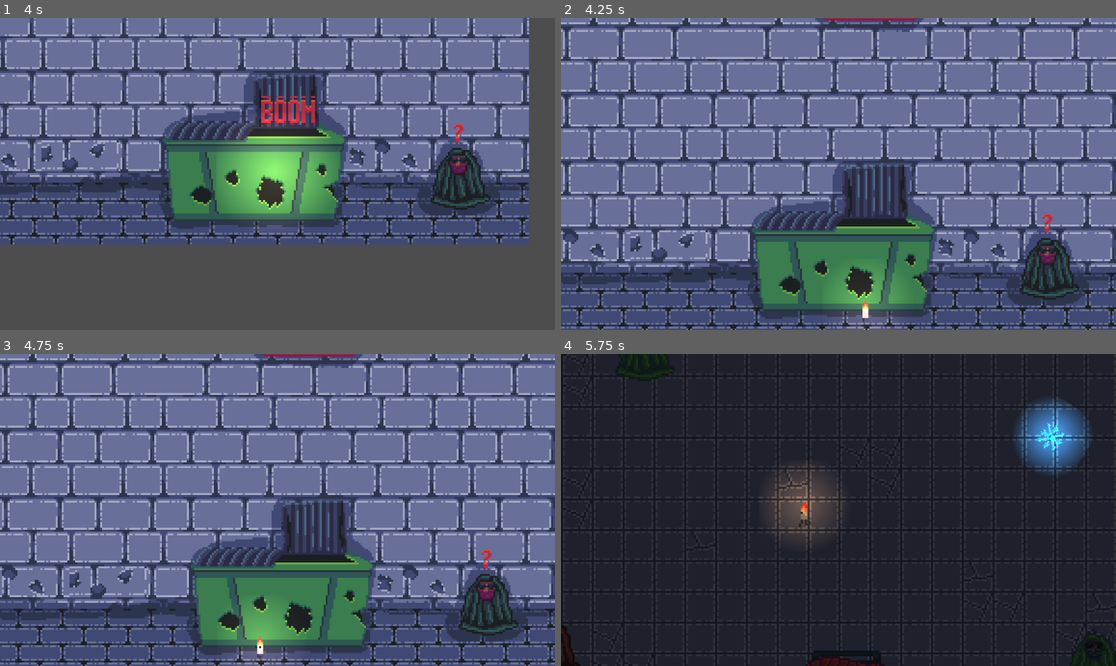
Above: before the commit, frames 1-4 (two rows, left to right).
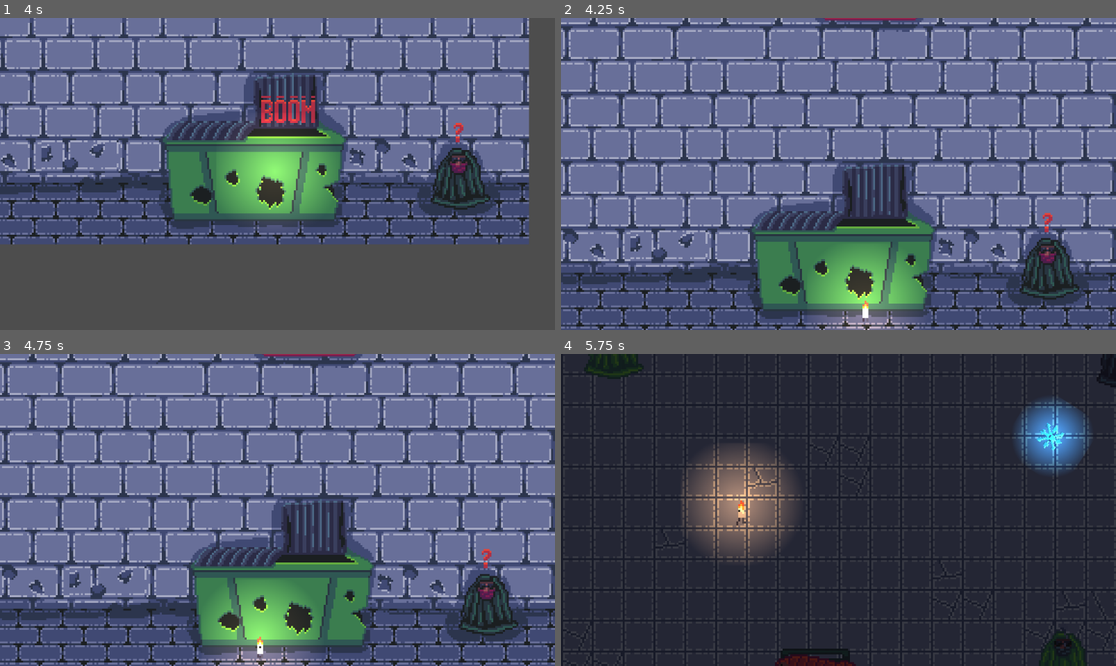
Above: after the commit, the same moments.

Repository: Blackbelt201911/2-Crows
Game: Godot game, scene res://Scene/StartMenu.tscn
The game is run twice, just before and just after one commit, with the same random seed, the same clock (stepped at 60 frames per second) and the same inputs.
Inputs:
- Up to frame 1 (4 s): click "Start" at 0.5 s; tap Enter at 1.25, 2.75 s; hold D (Right) 1.28-2.03 s; tap Space at 2 s; hold S (Down) 2.03-2.78 s; hold D (Right) 2.78-3.53 s; hold W (Up) from 3.53 s (still down)
- Up to frame 2 (4.25 s): keep holding W (Up)
- Up to frame 3 (4.75 s): release W (Up) at 4.28 s; hold A (Left) from 4.28 s (still down)
- Up to frame 4 (5.75 s): keep holding A (Left); tap 1 (Load1) at 4.9 s

Frame 1 is identical in both runs. In frame 2, 3.3% of the frame differs, in the area x 45-65%, y 73-100%; in frame 3, 3.1%; in frame 4, 12%, in the area x 0-100%, y 0-100%.

Commit message:
KILL ME

Diff:
--- /dev/null
+++ b/candle-stick-man/Scene/ItemGround.tscn
@@ -0,0 +1,32 @@
+[gd_scene load_steps=5 format=3 uid="uid://bqwvyyp01kuqu"]
+
+[ext_resource type="Script" path="res://Scripts/ItemGroud.gd" id="1_fyt0n"]
+
+[sub_resource type="CircleShape2D" id="CircleShape2D_gxwuw"]
+radius = 3.05263
+
+[sub_resource type="Gradient" id="Gradient_qtpf1"]
+offsets = PackedFloat32Array(0, 0.92)
+colors = PackedColorArray(1, 1, 1, 1, 0, 0, 0, 1)
+
+[sub_resource type="GradientTexture2D" id="GradientTexture2D_p0agf"]
+gradient = SubResource("Gradient_qtpf1")
+fill = 1
+fill_from = Vector2(0.5, 0.457317)
+fill_to = Vector2(0, 0)
+
+[node name="RigidBody2D" type="RigidBody2D"]
+collision_layer = 2
+collision_mask = 2
+gravity_scale = 0.0
+script = ExtResource("1_fyt0n")
+
+[node name="CollisionShape2D" type="CollisionShape2D" parent="."]
+scale = Vector2(0.768, 0.781)
+shape = SubResource("CircleShape2D_gxwuw")
+
+[node name="PointLight2D" type="PointLight2D" parent="."]
+scale = Vector2(0.089, 0.074)
+energy = 12.31
+blend_mode = 2
+texture = SubResource("GradientTexture2D_p0agf")
--- /dev/null
+++ b/candle-stick-man/Scene/ItemPage.tscn
@@ -0,0 +1,227 @@
+[gd_scene load_steps=8 format=3 uid="uid://c0tiy7gcc1wyy"]
+
+[ext_resource type="Texture2D" uid="uid://dm71wvivqfaqa" path="res://Assest/Oil.png" id="1_n251k"]
+[ext_resource type="Texture2D" uid="uid://dk6hyrucqwl0e" path="res://Assest/Upgrades.png" id="2_c6kcj"]
+
+[sub_resource type="AtlasTexture" id="AtlasTexture_8qfth"]
+atlas = ExtResource("2_c6kcj")
+region = Rect2(16, 0, 16, 16)
+
+[sub_resource type="AtlasTexture" id="AtlasTexture_pn7bq"]
+atlas = ExtResource("2_c6kcj")
+region = Rect2(0, 0, 16, 16)
+
+[sub_resource type="AtlasTexture" id="AtlasTexture_yeaj7"]
+atlas = ExtResource("2_c6kcj")
+region = Rect2(0, 16, 16, 16)
+
+[sub_resource type="AtlasTexture" id="AtlasTexture_0118x"]
+atlas = ExtResource("2_c6kcj")
+region = Rect2(16, 16, 16, 16)
+
+[sub_resource type="SpriteFrames" id="SpriteFrames_4y6kk"]
+animations = [{
+"frames": [{
+"duration": 1.0,
+"texture": SubResource("AtlasTexture_8qfth")
+}],
+"loop": true,
+"name": &"Cover",
+"speed": 5.0
+}, {
+"frames": [{
+"duration": 1.0,
+"texture": SubResource("AtlasTexture_pn7bq")
+}],
+"loop": true,
+"name": &"Shoe",
+"speed": 5.0
+}, {
+"frames": [{
+"duration": 1.0,
+"texture": SubResource("AtlasTexture_yeaj7")
+}],
+"loop": true,
+"name": &"greend wax",
+"speed": 5.0
+}, {
+"frames": [{
+"duration": 1.0,
+"texture": SubResource("AtlasTexture_0118x")
+}],
+"loop": true,
+"name": &"other wax",
+"speed": 5.0
+}]
+
+[node name="Control" type="Control"]
+layout_mode = 3
+anchors_preset = 15
+anchor_right = 1.0
+anchor_bottom = 1.0
+grow_horizontal = 2
+grow_vertical = 2
+
+[node name="Oil" type="Node2D" parent="." groups=["Oil"]]
+visible = false
+
+[node name="Sprite2D" type="Sprite2D" parent="Oil"]
+position = Vector2(567, 135)
+scale = Vector2(14.8959, 13.4564)
+texture = ExtResource("1_n251k")
+
+[node name="VBoxContainer2" type="VBoxContainer" parent="Oil"]
+offset_left = 363.0
+offset_top = 227.0
+offset_right = 756.0
+offset_bottom = 330.0
+
+[node name="Label2" type="Label" parent="Oil/VBoxContainer2"]
+layout_mode = 2
+size_flags_horizontal = 4
+size_flags_vertical = 0
+theme_override_font_sizes/font_size = 75
+text = "Oil"
+
+[node name="VBoxContainer" type="VBoxContainer" parent="Oil"]
+offset_left = 133.0
+offset_top = 369.0
+offset_right = 1029.0
+offset_bottom = 472.0
+
+[node name="Label" type="Label" parent="Oil/VBoxContainer"]
+layout_mode = 2
+theme_override_font_sizes/font_size = 75
+text = "Makes you burn brighter"
+
+[node name="Shoe" type="Node2D" parent="." groups=["Shoe"]]
+visible = false
+
+[node name="AnimatedSprite2D" type="AnimatedSprite2D" parent="Shoe"]
+position = Vector2(536, 117)
+scale = Vector2(13.75, 14.1875)
+sprite_frames = SubResource("SpriteFrames_4y6kk")
+animation = &"Shoe"
+
+[node name="VBoxContainer2" type="VBoxContainer" parent="Shoe"]
+offset_left = 363.0
+offset_top = 227.0
+offset_right = 756.0
+offset_bottom = 330.0
+
+[node name="Label2" type="Label" parent="Shoe/VBoxContainer2"]
+layout_mode = 2
+size_flags_horizontal = 4
+size_flags_vertical = 0
+theme_override_font_sizes/font_size = 75
+text = "Ice Shoes"
+
+[node name="VBoxContainer" type="VBoxContainer" parent="Shoe"]
+offset_left = 133.0
+offset_top = 369.0
+offset_right = 1029.0
+offset_bottom = 472.0
+
+[node name="Label" type="Label" parent="Shoe/VBoxContainer"]
+layout_mode = 2
+theme_override_font_sizes/font_size = 54
+text = "Makes you move faster but its slipy"
+
+[node name="Poisen Wax" type="Node2D" parent="." groups=["Pwax"]]
+visible = false
+
+[node name="AnimatedSprite2D" type="AnimatedSprite2D" parent="Poisen Wax"]
+position = Vector2(565, 119)
+scale = Vector2(13.75, 14.1875)
+sprite_frames = SubResource("SpriteFrames_4y6kk")
+animation = &"greend wax"
+
+[node name="VBoxContainer2" type="VBoxContainer" parent="Poisen Wax"]
+offset_left = 363.0
+offset_top = 227.0
+offset_right = 756.0
+offset_bottom = 330.0
+
+[node name="Label2" type="Label" parent="Poisen Wax/VBoxContainer2"]
+layout_mode = 2
+size_flags_horizontal = 4
+size_flags_vertical = 0
+theme_override_font_sizes/font_size = 75
+text = "Poison wax"
+
+[node name="VBoxContainer" type="VBoxContainer" parent="Poisen Wax"]
+offset_left = 133.0
+offset_top = 369.0
+offset_right = 1029.0
+offset_bottom = 472.0
+
+[node name="Label" type="Label" parent="Poisen Wax/VBoxContainer"]
+layout_mode = 2
+theme_override_font_sizes/font_size = 39
+text = "Poison mixed with your wax as it drips to the floor"
+
+[node name="Strange Wax" type="Node2D" parent="." groups=["Swax"]]
+visible = false
+
+[node name="AnimatedSprite2D" type="AnimatedSprite2D" parent="Strange Wax"]
+position = Vector2(565, 119)
+scale = Vector2(13.75, 14.1875)
+sprite_frames = SubResource("SpriteFrames_4y6kk")
+animation = &"other wax"
+
+[node name="VBoxContainer2" type="VBoxContainer" parent="Strange Wax"]
+offset_left = 363.0
+offset_top = 227.0
+offset_right = 756.0
+offset_bottom = 330.0
+
+[node name="Label2" type="Label" parent="Strange Wax/VBoxContainer2"]
+layout_mode = 2
+size_flags_horizontal = 4
+size_flags_vertical = 0
+theme_override_font_sizes/font_size = 75
+text = "Strange wax"
+
+[node name="VBoxContainer" type="VBoxContainer" parent="Strange Wax"]
+offset_left = 133.0
+offset_top = 369.0
+offset_right = 1029.0
+offset_bottom = 472.0
+
+[node name="Label" type="Label" parent="Strange Wax/VBoxContainer"]
+layout_mode = 2
+theme_override_font_sizes/font_size = 35
+text = "Something mixed with your wax as it drips to the floor"
+
+[node name="Cover" type="Node2D" parent="." groups=["Cover"]]
+visible = false
+
+[node name="AnimatedSprite2D" type="AnimatedSprite2D" parent="Cover"]
+position = Vector2(565, 119)
+scale = Vector2(13.75, 14.1875)
+sprite_frames = SubResource("SpriteFrames_4y6kk")
+animation = &"Cover"
+
+[node name="VBoxContainer2" type="VBoxContainer" parent="Cover"]
+offset_left = 363.0
+offset_top = 227.0
+offset_right = 756.0
+offset_bottom = 330.0
+
+[node name="Label2" type="Label" parent="Cover/VBoxContainer2"]
+layout_mode = 2
+size_flags_horizontal = 4
+size_flags_vertical = 0
+theme_override_font_sizes/font_size = 75
+text = "Candle snuffer"
+
+[node name="VBoxContainer" type="VBoxContainer" parent="Cover"]
+offset_left = 133.0
+offset_top = 369.0
+offset_right = 1029.0
+offset_bottom = 472.0
+
+[node name="Label" type="Label" parent="Cover/VBoxContainer"]
+layout_mode = 2
+theme_override_font_sizes/font_size = 42
+text = "Protects you from a hit at the price of your heat"
--- a/candle-stick-man/Scene/Level_1.tscn
+++ b/candle-stick-man/Scene/Level_1.tscn
@@ -6,6 +6,7 @@
 [ext_resource type="Script" path="res://Scripts/PosPotGen.gd" id="2_ugk37"]
 [ext_resource type="Texture2D" uid="uid://d3kki83eu38sn" path="res://Assest/Stone_ground.png" id="3_dqyps"]
 [ext_resource type="Script" path="res://Scripts/SpawnFlack.gd" id="4_7rbm6"]
+[ext_resource type="PackedScene" uid="uid://c0tiy7gcc1wyy" path="res://Scene/ItemPage.tscn" id="7_10sha"]
 
 [sub_resource type="TileSetAtlasSource" id="TileSetAtlasSource_23esj"]
 texture = ExtResource("3_dqyps")
@@ -26,6 +27,7 @@
 position = Vector2(-1, -1)
 
 [node name="Camera2D" type="Camera2D" parent="."]
+position = Vector2(16, 1)
 zoom = Vector2(4, 4)
 script = ExtResource("2_gr4m3")
 
@@ -48,8 +50,23 @@
 [node name="Pos6" type="Marker2D" parent="Camera2D"]
 position = Vector2(151, -78)
 
+[node name="CanvasLayer" type="CanvasLayer" parent="Camera2D"]
+
+[node name="Control" parent="Camera2D/CanvasLayer" instance=ExtResource("7_10sha")]
+z_index = 10
+anchors_preset = 8
+anchor_left = 0.5
+anchor_top = 0.5
+anchor_right = 0.5
+anchor_bottom = 0.5
+offset_left = -300.0
+offset_top = -249.0
+offset_right = -300.0
+offset_bottom = -249.0
+scale = Vector2(0.560298, 0.633431)
+
 [node name="CanvasModulate" type="CanvasModulate" parent="."]
-color = Color(0.27326, 0.273261, 0.279726, 0.964706)
+color = Color(0.32846, 0.328462, 0.335829, 0.964706)
 
 [node name="Pos Pot" type="Node2D" parent="."]
 script = ExtResource("2_ugk37")
--- a/candle-stick-man/Scripts/DectectLight2d.gd
+++ b/candle-stick-man/Scripts/DectectLight2d.gd
@@ -8,8 +8,17 @@
 var warm1 = Globals.warm1
 var warm2 = Globals.warm2
 var warm3 = Globals.warm3
+var stopUi = false
 
 @onready var animation_player = $AnimatedSprite2D
+@onready var control = $Camera2D/CanvasLayer/Control
+@onready var Oils = get_tree().get_nodes_in_group("Oil")
+@onready var Pwaxs = get_tree().get_nodes_in_group("Pwax")
+@onready var Swaxs = get_tree().get_nodes_in_group("Swax")
+@onready var Covers = get_tree().get_nodes_in_group("Cover")
+@onready var Shoes = get_tree().get_nodes_in_group("Shoe")
+
+
 
 func _ready():
 	match self.name:
@@ -52,7 +61,56 @@
 
 
 	if heat > 125:
-		queue_free()
+		var ranvalue = randi_range(1,5)
+		match ranvalue:
+			1:
+				if stopUi == false and not Globals.HasOil:
+					for oil in Oils:
+						stopUi = true
+						oil.visible = true
+						await get_tree().create_timer(3.5).timeout
+						Globals.Oil = true
+						Globals.HasOil = true
+						oil.visible = false
+			2:
+				if stopUi == false and not Globals.HasPwax:
+					for Pwax in Pwaxs:
+						stopUi = true
+						Pwax.visible = true
+						await get_tree().create_timer(3.5).timeout
+						Globals.Pwax = true
+						Globals.HasPwax = true
+						Pwax.visible = false
+			3:
+				if stopUi == false and not Globals.HasSwax:
+					for Swax in Swaxs:
+						stopUi = true
+						Swax.visible = true
+						await get_tree().create_timer(3.5).timeout
+						Globals.Swax = true
+						Globals.HasSwax = true
+						Swax.visible = false
+			4:
+				if stopUi == false and not Globals.HasShoe:
+					for Shoe in Shoes:
+						stopUi = true
+						print("shoe")
+						Shoe.visible = true
+						await get_tree().create_timer(3.5).timeout
+						Globals.Shoe = true
+						Globals.HasShoe = true
+						print("shoe 2")
+						Shoe.visible = false
+
+			5:
+				if stopUi == false and not Globals.HasCover:
+					for Cover in Covers:
+						stopUi = true
+						Cover.visible = true
+						await get_tree().create_timer(3.5).timeout
+						Globals.Cover = true
+						Globals.HasCover = true
+						Cover.visible = false
 
 func _on_body_entered(body):
 	if body.is_in_group("Player"):
--- a/candle-stick-man/Scripts/ItemGlobal.gd
+++ b/candle-stick-man/Scripts/ItemGlobal.gd
@@ -10,13 +10,13 @@
 var camera_speed = 5
 var damping_factor = 0.09 # The lower the value, the smoother the movement
 var PlayerHelth = 1
-
-
-# Called when the node enters the scene tree for the first time.
-func _ready() -> void:
-	pass # Replace with function body.
-
-
-# Called every frame. 'delta' is the elapsed time since the previous frame.
-func _process(delta: float) -> void:
-	pass
+var Oil = false
+var Pwax = false
+var Swax = false
+var Shoe = false
+var Cover = false
+var HasOil = false
+var HasPwax = false
+var HasSwax = false
+var HasShoe = false
+var HasCover = false
--- /dev/null
+++ b/candle-stick-man/Scripts/ItemGroud.gd
@@ -0,0 +1,6 @@
+extends RigidBody2D
+
+func _ready():
+	# Apply impulse to simulate a push
+	var force_direction = Vector2(100, -300)  # Example force: move right and up
+	apply_impulse(Vector2.ZERO, force_direction)
--- a/candle-stick-man/Scripts/Items.gd
+++ b/candle-stick-man/Scripts/Items.gd
@@ -1,32 +1,46 @@
 extends CollisionShape2D
 
-@onready var playerScript = get_node("")
+@onready var playerScript = get_node("/root/Player")  # Adjust the path as necessary
 @onready var lights = get_tree().get_nodes_in_group("Lights")
 @onready var lightRanges = get_tree().get_nodes_in_group("LightRange")
-#var warm1 = 51
-#var warm2 = 45
-#var warm3 = 35
+
+var oilApplied = false
+var icyApplied = false
+var candleApplied = false
 
 func _ready() -> void:
-	_CandleStick()
+	# Initialize if needed, or just wait for changes to global variables
+	pass
 
 func _process(delta: float) -> void:
-	pass
+	# Check if global variables are true and apply corresponding upgrades
+	if Globals.HasOil and not oilApplied:
+		_Oil()
+		oilApplied = true  # Ensure it doesn't keep applying the upgrade
+	elif Globals.HasShoe and not icyApplied:
+		_Icey()
+		icyApplied = true
+	elif Globals.HasCover and not candleApplied:
+		_CandleStick()
+		candleApplied = true
+
+# The existing upgrade functions
 
 func _Oil():
 	for light in lights:
 		light.energy = light.energy + 1.6
-		light.apply_scale(Vector2(1.4,1.4))
+		light.apply_scale(Vector2(1.4, 1.4))
 	for lightRange in lightRanges:
-		lightRange.apply_scale(Vector2(1.4,1.4))
+		lightRange.apply_scale(Vector2(1.4, 1.4))
 	Globals.warm1 = Globals.warm1 * 1.4
 	Globals.warm2 = Globals.warm2 * 1.4
 	Globals.warm3 = Globals.warm3 * 1.4
 
 func _Icey():
-	Globals.speed = Globals.speed + 25
-	Globals.friction = Globals.friction - .24
+	Globals.speed = Globals.speed + 50
+	Globals.friction = Globals.friction - .225
 	Globals.camera_speed = Globals.camera_speed * 1.75
+	print(Globals.friction)
 
 func _CandleStick():
 	Globals.PlayerHelth = Globals.PlayerHelth + 1
@@ -34,9 +48,9 @@
 		Globals.speed = Globals.speed - 25
 		for light in lights:
 			light.energy = light.energy - 0.75
-			light.apply_scale(Vector2(0.75,0.75))
+			light.apply_scale(Vector2(0.75, 0.75))
 		for lightRange in lightRanges:
-			lightRange.apply_scale(Vector2(0.75,0.75))
+			lightRange.apply_scale(Vector2(0.75, 0.75))
 		Globals.warm1 = Globals.warm1 * 0.9
 		Globals.warm2 = Globals.warm2 * 0.9
 		Globals.warm3 = Globals.warm3 * 0.9
--- a/candle-stick-man/Scripts/SnowFlack.gd
+++ b/candle-stick-man/Scripts/SnowFlack.gd
@@ -20,7 +20,6 @@
 	if player:  # Check if player is not null
 		distance = global_position.distance_to(player.global_position)
 		Move(delta)
-		body_entered.connect(_on_body_entered)
 	else:
 		print("Player node not found!")
 
@@ -34,4 +33,4 @@
 
 func _on_body_entered(body: Node2D) -> void:
 	if body.is_in_group("SnowFlackDel"):
-		Globals.PlayerHelth = Globals.PlayerHelth - 2
+		Globals.PlayerHelth = Globals.PlayerHelth - 1
--- a/candle-stick-man/Scripts/player.gd
+++ b/candle-stick-man/Scripts/player.gd
@@ -1,8 +1,4 @@
 extends CharacterBody2D
-
-var speed = Globals.speed
-var friction = Globals.friction
-var acceleration = Globals.acceleration
 
 # Persist the last move direction
 var lastMove = "Right"
@@ -49,6 +45,9 @@
 			$AnimatedSprite2D.play("IF")
 
 func _physics_process(delta):
+	var speed = Globals.speed
+	var friction = Globals.friction
+	var acceleration = Globals.acceleration
 	var direction = get_input()
 	if direction.length() > 0:
 		velocity = velocity.lerp(direction.normalized() * speed, acceleration)
--- a/candle-stick-man/project.godot
+++ b/candle-stick-man/project.godot
@@ -25,6 +25,11 @@
 SnowFlackDel=""
 Lights=""
 LightRange=""
+Oil=""
+Pwax=""
+Swax=""
+Cover=""
+Shoe=""
 
 [input]
 
Not shown: 1 places in candle-stick-man/Scene/Level_1.tscn that only renumber resources
